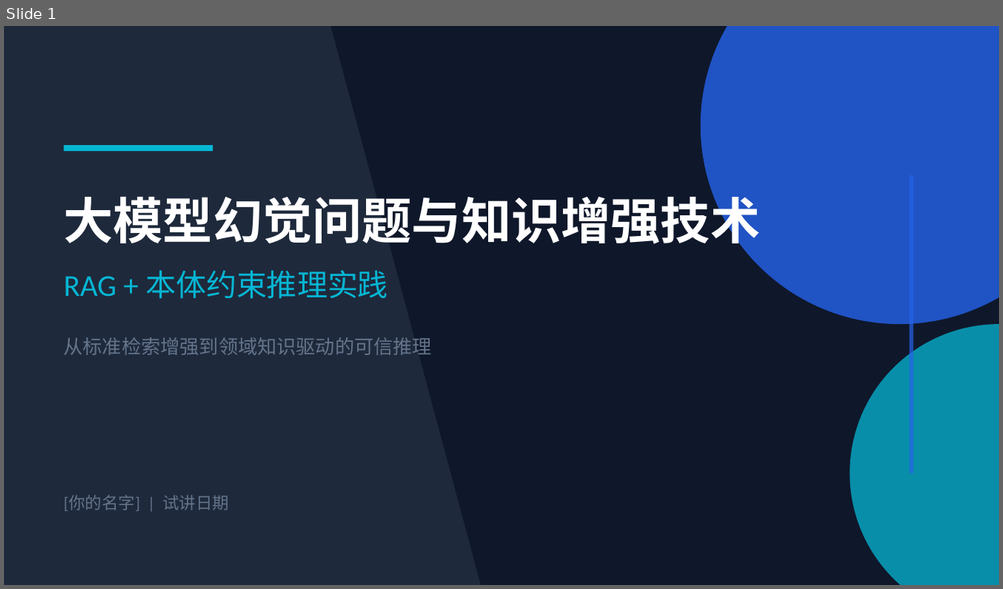
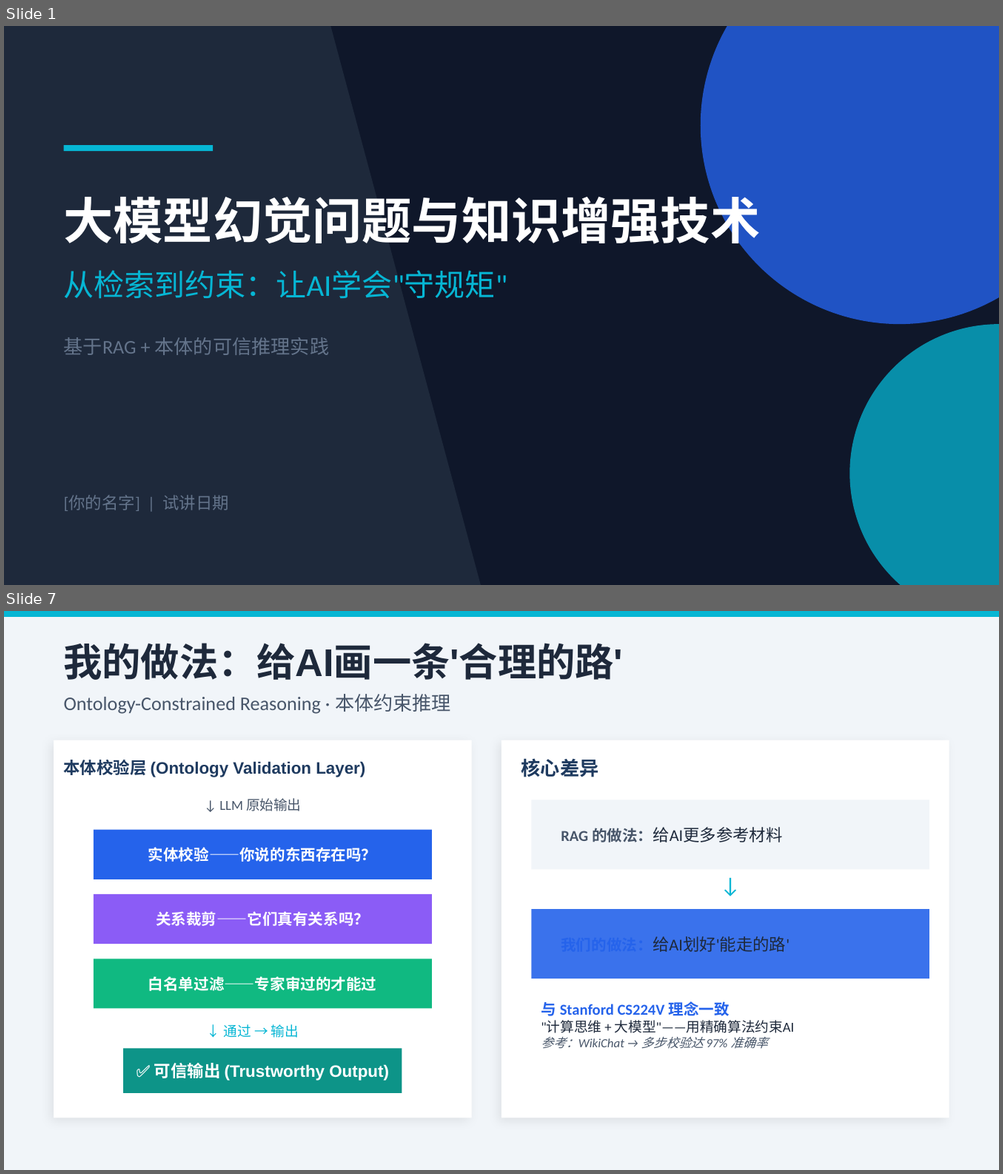
Before and after one commit to wang-minghan/notbook, a slide deck: 工作/面试准备/试讲_PPT.pptx. Shown one above the other, each under a label of ours: slide 1 before the commit, slides 1 and 7 after it; the slides between them are not shown. The pictures are 1003x589 and 1003x1174 pixels, drawn with LibreOffice and Linux fonts; fonts in the diff are those of the drawing. Boxes give left, top, right and bottom in pixels: in the first picture for what was removed or moved away, otherwise in the second. Text is boxed around its words. In the diff, an @@ line names an element or a change of style, - is before the commit and + after.

```diff
--- a/工作/面试准备/试讲_PPT.pptx
+++ b/工作/面试准备/试讲_PPT.pptx
@@ slide 7 added at (4, 611, 999, 1170), background #F1F5F9 @@
@@ rectangle added at (4, 611, 999, 617), fill #06B6D4 @@
@@ text added at (64, 643, 623, 680), 28 pt, text #1E293B, bold @@
+我的做法：给AI画一条'合理的路'
@@ text added at (64, 694, 451, 714), 14 pt, text #475569 @@
+Ontology-Constrained Reasoning · 本体约束推理
@@ rectangle added at (54, 741, 472, 1118), fill #FFFFFF @@
@@ rectangle added at (501, 741, 949, 1118), fill #FFFFFF @@
@@ text added at (64, 760, 365, 777), 12 pt, text #1E3A5F, bold @@
+本体校验层 (Ontology Validation Layer)
@@ text added at (521, 758, 599, 777), 14 pt, text #1E3A5F, bold @@
+核心差异
@@ text added at (219, 798, 301, 812), 10 pt, text #475569 @@
+↓ LLM 原始输出
@@ rectangle added at (531, 800, 929, 869), fill #F1F5F9 @@
@@ rectangle added at (94, 830, 432, 880), fill #2563EB @@
@@ text added at (560, 827, 782, 843), 12 pt, text #1E293B @@
+RAG 的做法：给AI更多参考材料
@@ text added at (148, 847, 377, 862), 11 pt, text #FFFFFF, bold @@
+实体校验——你说的东西存在吗？
@@ text added at (710, 869, 750, 900), 16 pt, text #06B6D4 @@
+↓
@@ rectangle added at (94, 894, 432, 944), fill #8B5CF6 @@
@@ text added at (156, 911, 369, 926), 11 pt, text #FFFFFF, bold @@
+关系裁剪——它们真有关系吗？
@@ rectangle added at (531, 909, 929, 979), fill #2563EB at 90% opacity @@
@@ text added at (652, 937, 789, 952), 12 pt, text #1E293B @@
+我们的做法：给AI划好'能走的路'
@@ rectangle added at (94, 959, 432, 1009), fill #10B981 @@
@@ text added at (148, 977, 377, 991), 11 pt, text #FFFFFF, bold @@
+白名单过滤——专家审过的才能过
@@ text added at (540, 1002, 794, 1049), 9 pt, text #475569 @@
+与 Stanford CS224V 理念一致
+"计算思维 + 大模型"——用精确算法约束AI
+参考：WikiChat → 多步校验达 97% 准确率
@@ text added at (224, 1025, 299, 1038), 10 pt, text #06B6D4 @@
+↓ 通过 → 输出
@@ rectangle added at (123, 1048, 402, 1093), fill #0D9488 @@
@@ text added at (154, 1063, 389, 1081), 12 pt, text #FFFFFF, bold @@
+✅ 可信输出 (Trustworthy Output)
@@ slide 1 changed as well @@
@@ rectangle removed at (909, 175, 913, 474) @@
@@ text at (64, 270, 508, 299): text changed @@
-RAG + 本体约束推理实践
+从检索到约束：让AI学会"守规矩"
@@ text at (64, 338, 330, 355): text changed @@
-从标准检索增强到领域知识驱动的可信推理
+基于RAG + 本体的可信推理实践
```
Also in this commit, not shown: 4 other slides changed, 6 other slides added, 7 slides removed, 2 other files.
